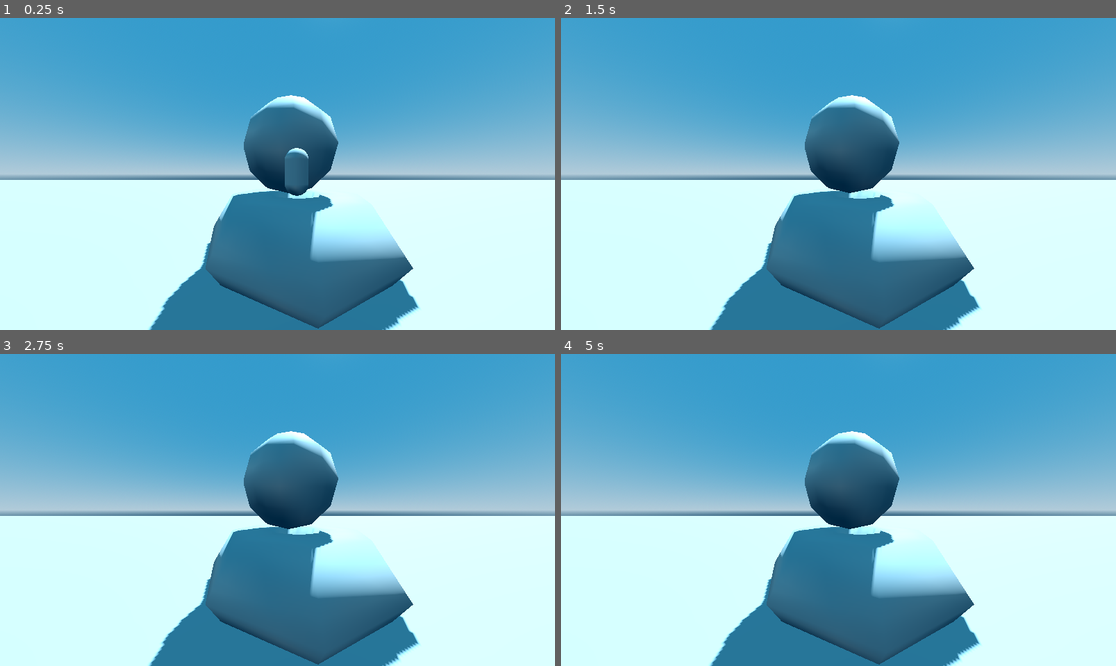
Above: before the commit, frames 1-4 (two rows, left to right).
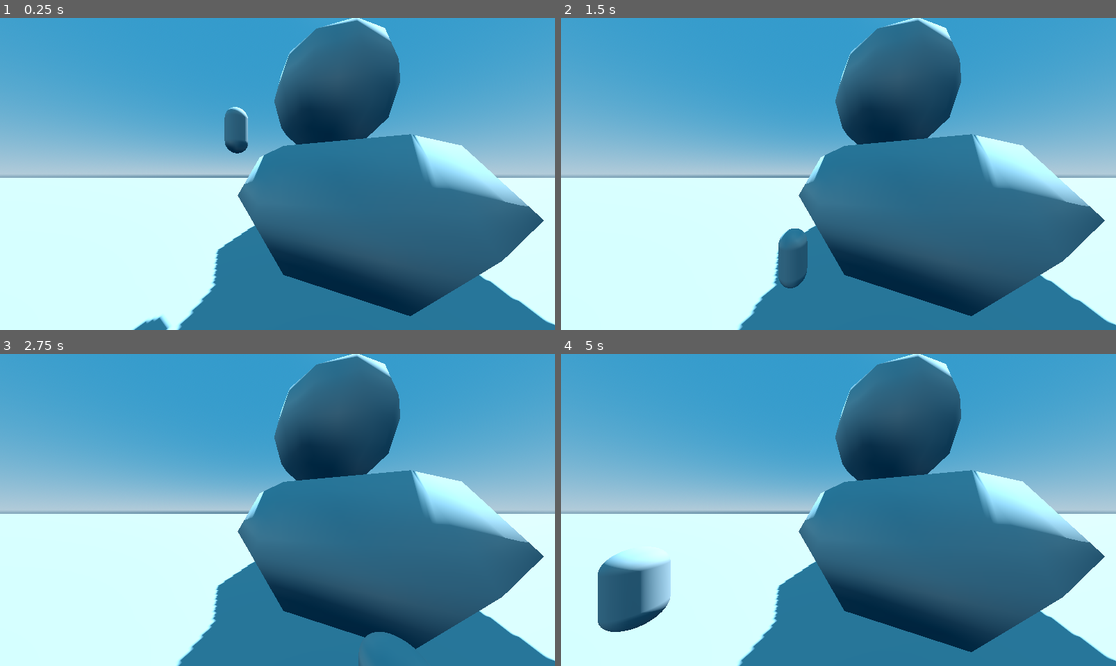
Above: after the commit, the same moments.

Repository: Ulixses10/Ulises-Jaimez-Labs
Game: Godot game, scene res://main.tscn
The game is run twice, just before and just after one commit, with the same random seed, the same clock (stepped at 60 frames per second) and the same inputs.
Inputs:
- Up to frame 1 (0.25 s): no input
- Up to frame 2 (1.5 s): tap Enter (ui_accept) at 0.5, 0.77 s; hold Right (ui_right) 0.53-1.28 s; hold Down (ui_down) from 1.28 s (still down)
- Up to frame 3 (2.75 s): tap Enter (ui_accept) at 1.52 s; release Down (ui_down) at 2.03 s; hold Right (ui_right) from 2.03 s (still down)
- Up to frame 4 (5 s): release Right (ui_right) at 2.78 s; hold Up (ui_up) 2.78-3.53 s; tap Enter (ui_accept) at 3.02, 3.77, 4.52 s; hold Left (ui_left) from 3.53 s (still down)

The runs differ from the first frame. In frame 1, 36% of the frame differs, in the area x 0-100%, y 0-100%; in frame 2, 35%; in frame 3, 35%; in frame 4, 38%.

Commit message:
Movement + Collison added

Diff:
--- a/lab-4/character_body_3d.gd
+++ b/lab-4/character_body_3d.gd
@@ -1,9 +1,7 @@
 extends CharacterBody3D
-
 
 const SPEED = 5.0
 const JUMP_VELOCITY = 4.5
-
 
 func _physics_process(delta: float) -> void:
 	# Add the gravity.
@@ -15,8 +13,11 @@
 		velocity.y = JUMP_VELOCITY
 
 	# Get the input direction and handle the movement/deceleration.
-	# As good practice, you should replace UI actions with custom gameplay actions.
-	var input_dir := Input.get_vector("ui_left", "ui_right", "ui_up", "ui_down")
+	# Combine both default and custom input actions.
+	var input_dir_default := Input.get_vector("ui_left", "ui_right", "ui_up", "ui_down")
+	var input_dir_custom := Input.get_vector("left", "right", "up", "down")
+	var input_dir := input_dir_default + input_dir_custom  # Combine inputs
+
 	var direction := (transform.basis * Vector3(input_dir.x, 0, input_dir.y)).normalized()
 	if direction:
 		velocity.x = direction.x * SPEED
--- a/lab-4/main.tscn
+++ b/lab-4/main.tscn
@@ -1,6 +1,9 @@
-[gd_scene load_steps=7 format=3 uid="uid://cnxt0qmtmcnhl"]
+[gd_scene load_steps=10 format=3 uid="uid://cnxt0qmtmcnhl"]
 
 [ext_resource type="Script" path="res://character_body_3d.gd" id="1_6jurb"]
+
+[sub_resource type="BoxShape3D" id="BoxShape3D_grasf"]
+size = Vector3(1, 0.131935, 1)
 
 [sub_resource type="ProceduralSkyMaterial" id="ProceduralSkyMaterial_fk2sn"]
 sky_top_color = Color(0.17303, 0.475755, 0.66973, 1)
@@ -16,16 +19,28 @@
 sky = SubResource("Sky_ouqse")
 tonemap_mode = 2
 
-[sub_resource type="BoxShape3D" id="BoxShape3D_ojp7x"]
-size = Vector3(1.27686, 2.10062, 2.16724)
+[sub_resource type="BoxShape3D" id="BoxShape3D_hss5p"]
+size = Vector3(8.62987, 9.68762, 10.3229)
+
+[sub_resource type="SphereShape3D" id="SphereShape3D_jhuq2"]
+radius = 3.35779
+
+[sub_resource type="CapsuleShape3D" id="CapsuleShape3D_tk6rp"]
 
 [sub_resource type="CapsuleMesh" id="CapsuleMesh_gtt1n"]
 
 [node name="Node3D" type="Node3D"]
 
 [node name="CSGBox3D" type="CSGBox3D" parent="."]
-transform = Transform3D(1, 0, 0, 0, 1, 0, 0, 0, 1, 0, 0, 200.712)
-size = Vector3(1000, 1, 598.575)
+transform = Transform3D(1, 0, 0, 0, 1, 0, 0, 0, 1, 0, 0, 182.218)
+size = Vector3(1000, 1, 635.564)
+
+[node name="StaticBody3D" type="StaticBody3D" parent="CSGBox3D"]
+transform = Transform3D(1000, 0, 0, 0, 1000, 0, 0, 0, 1000, 0, 0, 0)
+
+[node name="CollisionShape3D" type="CollisionShape3D" parent="CSGBox3D/StaticBody3D"]
+transform = Transform3D(0.999943, 0, 0, 0, 0.999943, 0, 0, 0, 0.999943, 0, -0.0654426, 0)
+shape = SubResource("BoxShape3D_grasf")
 
 [node name="WorldEnvironment" type="WorldEnvironment" parent="."]
 environment = SubResource("Environment_q68wk")
@@ -35,11 +50,11 @@
 shadow_enabled = true
 
 [node name="Camera3D" type="Camera3D" parent="."]
-transform = Transform3D(1, 0, 0, 0, 1, 0, 0, 0, 1, -0.807506, 5.4818, 9.20261)
+transform = Transform3D(0.999983, 0, 0.00581191, 0, 1, 0, -0.00581191, 0, 0.999983, 1.92766, 4.56289, 9.56379)
 fov = 101.25
 
 [node name="CSGSphere3D" type="CSGSphere3D" parent="."]
-transform = Transform3D(1, 0, 0, 0, 1, 0, 0, 0, 1, 0, 7.34291, 0)
+transform = Transform3D(1, 0, 0, 0, 1, 0, 0, 0, 1, 4.91874, 8.95699, 1.84076)
 radius = 3.23628
 
 [node name="CSGCombiner3D" type="CSGCombiner3D" parent="CSGSphere3D"]
@@ -48,12 +63,25 @@
 transform = Transform3D(1, 0, 0, 0, 1, 0, 0, 0, 1, 0.497159, -5.74712, -0.334967)
 outer_radius = 6.0457
 
+[node name="StaticBody3D" type="StaticBody3D" parent="CSGSphere3D/CSGCombiner3D/CSGTorus3D"]
+
+[node name="CollisionShape3D" type="CollisionShape3D" parent="CSGSphere3D/CSGCombiner3D/CSGTorus3D/StaticBody3D"]
+transform = Transform3D(1, 0, 0, 0, 1, 0, 0, 0, 1, -0.333672, -3.10541, -0.906463)
+shape = SubResource("BoxShape3D_hss5p")
+
+[node name="StaticBody3D" type="StaticBody3D" parent="CSGSphere3D"]
+
+[node name="CollisionShape3D" type="CollisionShape3D" parent="CSGSphere3D/StaticBody3D"]
+transform = Transform3D(1, 0, 0, 0, 1, 0, 0, 0, 1, 0.2925, -0.4147, 0.431435)
+shape = SubResource("SphereShape3D_jhuq2")
+
 [node name="CharacterBody3D" type="CharacterBody3D" parent="."]
+transform = Transform3D(1, 0, 0, 0, 1, 0, 0, 0, 1, 0.0762172, 0.922706, 0.0762053)
 script = ExtResource("1_6jurb")
 
 [node name="CollisionShape3D" type="CollisionShape3D" parent="CharacterBody3D"]
-transform = Transform3D(1, 0, 0, 0, 1, 0, 0, 0, 1, -0.494389, 5.21719, 3.29731)
-shape = SubResource("BoxShape3D_ojp7x")
+transform = Transform3D(1, 0, 0, 0, 1, 0, 0, 0, 1, 0.0311671, 5.85205, 3.76535)
+shape = SubResource("CapsuleShape3D_tk6rp")
 
 [node name="MeshInstance3D" type="MeshInstance3D" parent="CharacterBody3D"]
 transform = Transform3D(1, 0, 0, 0, 1, 0, 0, 0, 1, 0, 5.85535, 3.78284)
--- a/lab-4/project.godot
+++ b/lab-4/project.godot
@@ -15,6 +15,29 @@
 config/features=PackedStringArray("4.3", "GL Compatibility")
 config/icon="res://icon.svg"
 
+[input]
+
+down={
+"deadzone": 0.5,
+"events": [Object(InputEventKey,"resource_local_to_scene":false,"resource_name":"","device":-1,"window_id":0,"alt_pressed":false,"shift_pressed":false,"ctrl_pressed":false,"meta_pressed":false,"pressed":false,"keycode":0,"physical_keycode":83,"key_label":0,"unicode":115,"location":0,"echo":false,"script":null)
+]
+}
+up={
+"deadzone": 0.5,
+"events": [Object(InputEventKey,"resource_local_to_scene":false,"resource_name":"","device":-1,"window_id":0,"alt_pressed":false,"shift_pressed":false,"ctrl_pressed":false,"meta_pressed":false,"pressed":false,"keycode":0,"physical_keycode":87,"key_label":0,"unicode":119,"location":0,"echo":false,"script":null)
+]
+}
+left={
+"deadzone": 0.5,
+"events": [Object(InputEventKey,"resource_local_to_scene":false,"resource_name":"","device":-1,"window_id":0,"alt_pressed":false,"shift_pressed":false,"ctrl_pressed":false,"meta_pressed":false,"pressed":false,"keycode":0,"physical_keycode":65,"key_label":0,"unicode":97,"location":0,"echo":false,"script":null)
+]
+}
+right={
+"deadzone": 0.5,
+"events": [Object(InputEventKey,"resource_local_to_scene":false,"resource_name":"","device":-1,"window_id":0,"alt_pressed":false,"shift_pressed":false,"ctrl_pressed":false,"meta_pressed":false,"pressed":false,"keycode":0,"physical_keycode":68,"key_label":0,"unicode":100,"location":0,"echo":false,"script":null)
+]
+}
+
 [rendering]
 
 renderer/rendering_method="gl_compatibility"
